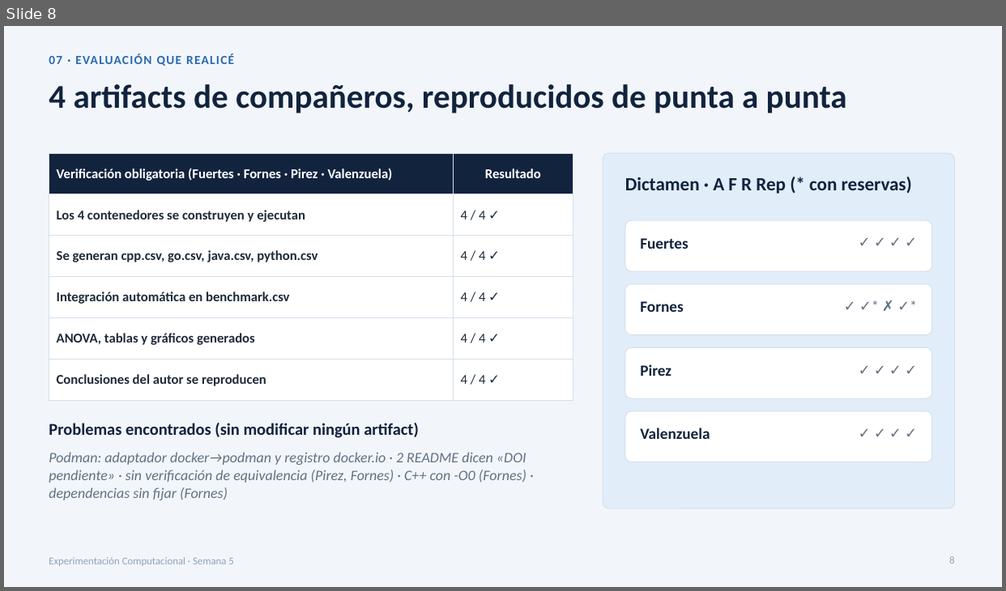
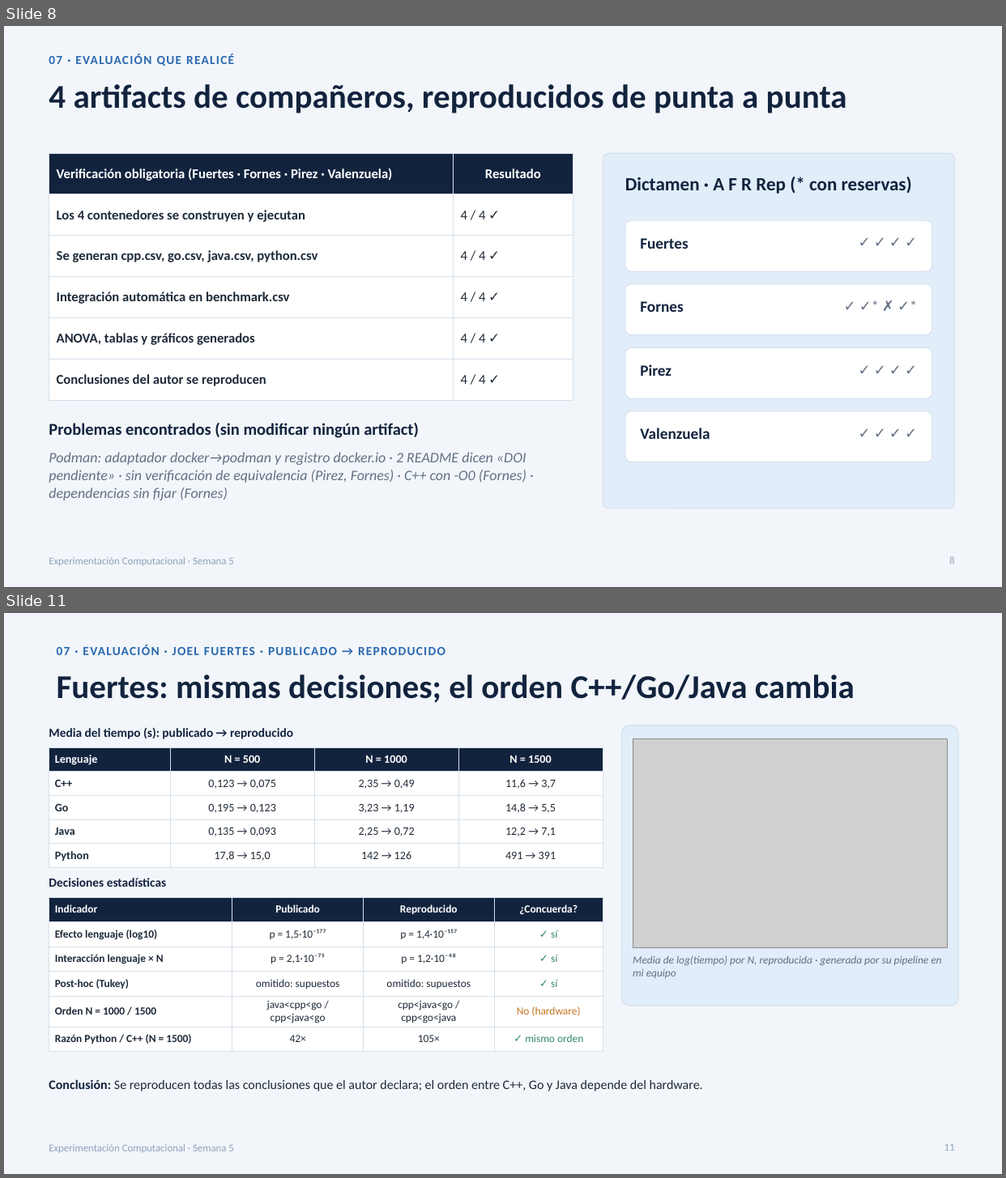
Before and after one commit to Pmiqueles-usach/Modulo2-Inv-experimental, a slide deck: docs/presentaciones/Presentacion_Semana_5_Publicacion_y_Evaluacion_Cruzada.pptx. Shown one above the other, each under a label of ours: slide 8 before the commit, slides 8 and 11 after it; the slides between them are not shown. The pictures are 1006x591 and 1006x1178 pixels, drawn with LibreOffice and Linux fonts; fonts in the diff are those of the drawing; grey boxes stand for pictures. Boxes give left, top, right and bottom in pixels: in the first picture for what was removed or moved away, otherwise in the second. Text is boxed around its words. In the diff, an @@ line names an element or a change of style, - is before the commit and + after.

Commit message:
docs(semana-5): detalle por compañero en la presentación de evaluación cruzada
- Lámina de contenido mínimo publicado (enunciado) para los 4 depósitos.
- Dos láminas por compañero: reproducción (pasos, dificultades, dictamen)
  y resultados publicado vs reproducido, con notas del orador.
- Evaluación de Fuertes: el README archivado no incluye el DOI.

```diff
--- a/docs/presentaciones/Presentacion_Semana_5_Publicacion_y_Evaluacion_Cruzada.pptx
+++ b/docs/presentaciones/Presentacion_Semana_5_Publicacion_y_Evaluacion_Cruzada.pptx
@@ slide 11 added at (4, 613, 1002, 1174), background #F2F6FA; not listed: 1 template element that a slide beside it also shows @@
@@ text added at (57, 645, 445, 655), 12 pt, text #2B69B0, bold @@
+07 · EVALUACIÓN · JOEL FUERTES · PUBLICADO → REPRODUCIDO
@@ title added at (57, 675, 854, 703), 32 pt, text #12233E, bold @@
+Fuertes: mismas decisiones; el orden C++/Go/Java cambia
@@ text added at (49, 727, 293, 739), 12 pt, text #12233E, bold @@
+Media del tiempo (s): publicado → reproducido
@@ rounded rectangle added at (621, 726, 958, 1006), fill #E1EDF9, outline #D5DFEA 0.75 pt @@
@@ table added at (49, 747, 603, 867), 5 rows, 4 columns @@
+Lenguaje | N = 500 | N = 1000 | N = 1500
+C++ | 0,123 → 0,075 | 2,35 → 0,49 | 11,6 → 3,7
+Go | 0,195 → 0,123 | 3,23 → 1,19 | 14,8 → 5,5
+Java | 0,135 → 0,093 | 2,25 → 0,72 | 12,2 → 7,1
+Python | 17,8 → 15,0 | 142 → 126 | 491 → 391
@@ picture added at (633, 739, 948, 948) @@
@@ text added at (49, 878, 166, 887), 12 pt, text #12233E, bold @@
+Decisiones estadísticas
@@ table added at (49, 897, 603, 1047), 6 rows, 4 columns @@
+Indicador | Publicado | Reproducido | ¿Concuerda?
+Efecto lenguaje (log10) | p = 1,5·10⁻¹⁷⁷ | p = 1,4·10⁻¹⁵⁷ | ✓ sí
+Interacción lenguaje × N | p = 2,1·10⁻⁷⁵ | p = 1,2·10⁻⁴⁸ | ✓ sí
+Post-hoc (Tukey) | omitido: supuestos | omitido: supuestos | ✓ sí
+Orden N = 1000 / 1500 | java<cpp<go / cpp<java<go | cpp<java<go / cpp<go<java | No (hardware)
+Razón Python / C++ (N = 1500) | 42× | 105× | ✓ mismo orden
@@ text added at (633, 956, 941, 978), 10.5 pt, text #627184, italic @@
+Media de log(tiempo) por N, reproducida · generada por su pipeline en mi equipo
@@ text added at (49, 1080, 703, 1092), 12.5 pt, text #1F2B39 @@
+Conclusión: Se reproducen todas las conclusiones que el autor declara; el orden entre C++, Go y Java depende del hardware.
@@ page number added at (944, 1144, 955, 1151), 10 pt, text #8FA3BA @@
+11
```
Also in this commit, not shown: 1 slide changed, 8 other slides added, 2 other files.
